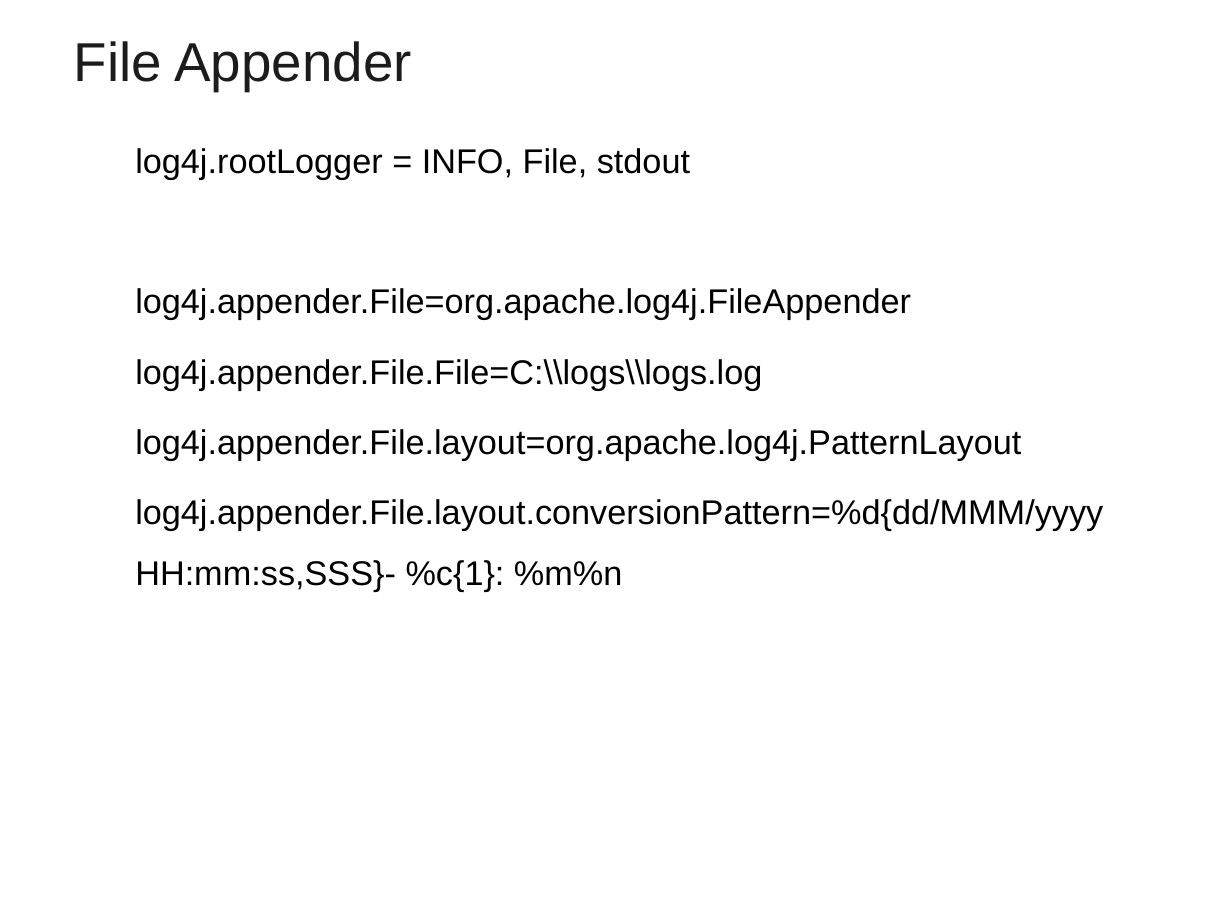
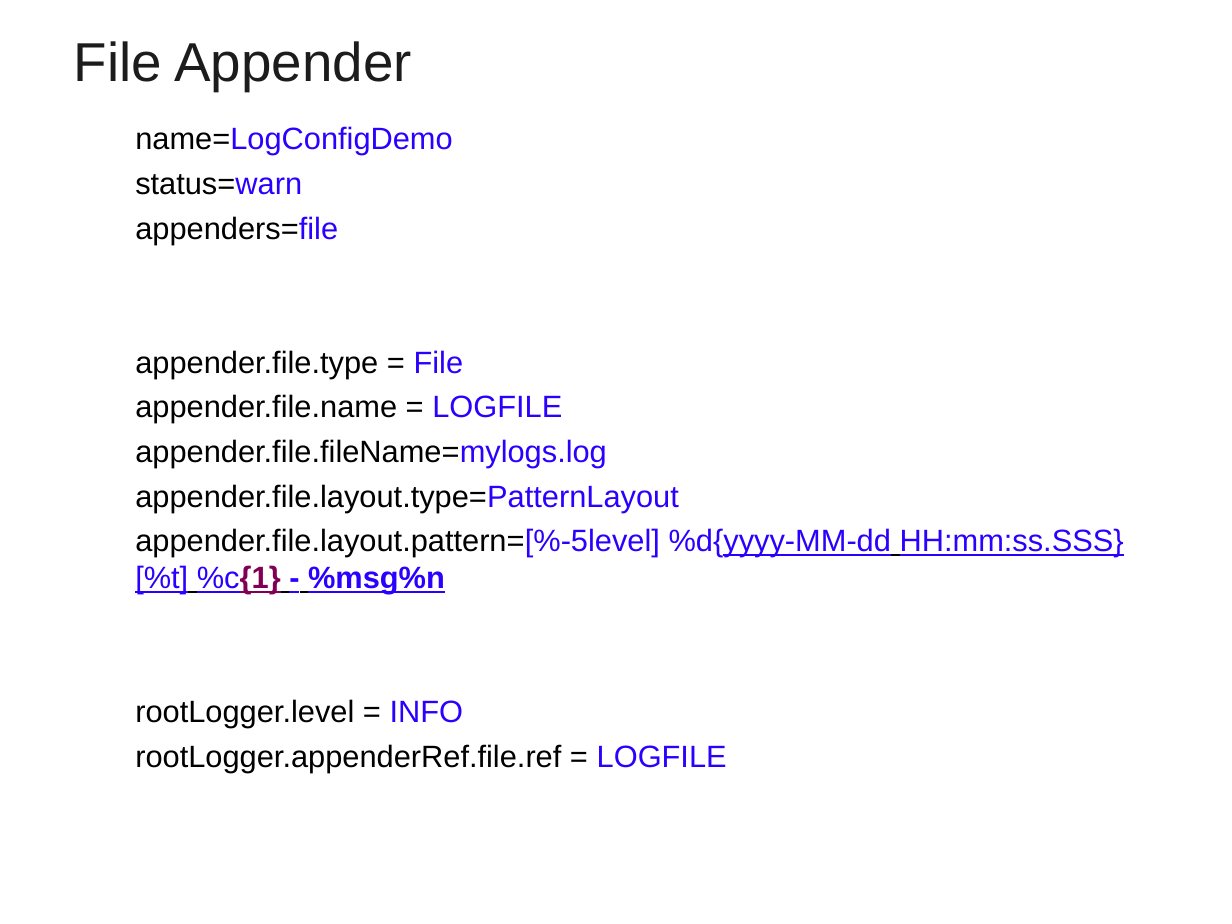
Before and after one commit to vatsank/freshers_sep_2022, a slide deck: slide 38 of Log4j.ppt (slide 35 before the commit). Drawn at 1232x924 pixels with LibreOffice and Linux fonts; fonts in the diff are those of the drawing; background and template pictures are left out. Boxes give left, top, right and bottom in pixels: in the first picture for what was removed or moved away, otherwise in the second. Text is boxed around its words. In the diff, an @@ line names an element or a change of style, - is before the commit and + after.

```diff
--- a/Log4j.ppt
+++ b/Log4j.ppt
@@ text at bbox=[135, 126, 1124, 773]: text changed; size 20 to 18 pt @@
-  log4j.rootLogger = INFO, File, stdout
-  log4j.appender.File=org.apache.log4j.FileAppender
-  log4j.appender.File.File=C:\\logs\\logs.log
-  log4j.appender.File.layout=org.apache.log4j.PatternLayout
-  log4j.appender.File.layout.conversionPattern=%d{dd/MMM/yyyy HH:mm:ss,SSS}- %c{1}: %m%n
+  name=LogConfigDemo
+  status=warn
+  appenders=file
+  appender.file.type = File
+  appender.file.name = LOGFILE
+  appender.file.fileName=mylogs.log
+  appender.file.layout.type=PatternLayout
+  appender.file.layout.pattern=[%-5level] %d{yyyy-MM-dd HH:mm:ss.SSS} [%t] %c{1} - %msg%n
+  rootLogger.level = INFO
+  rootLogger.appenderRef.file.ref = LOGFILE
```
Also in this commit, not shown: 6 other slides changed, 5 slides added, 2 slides removed.
